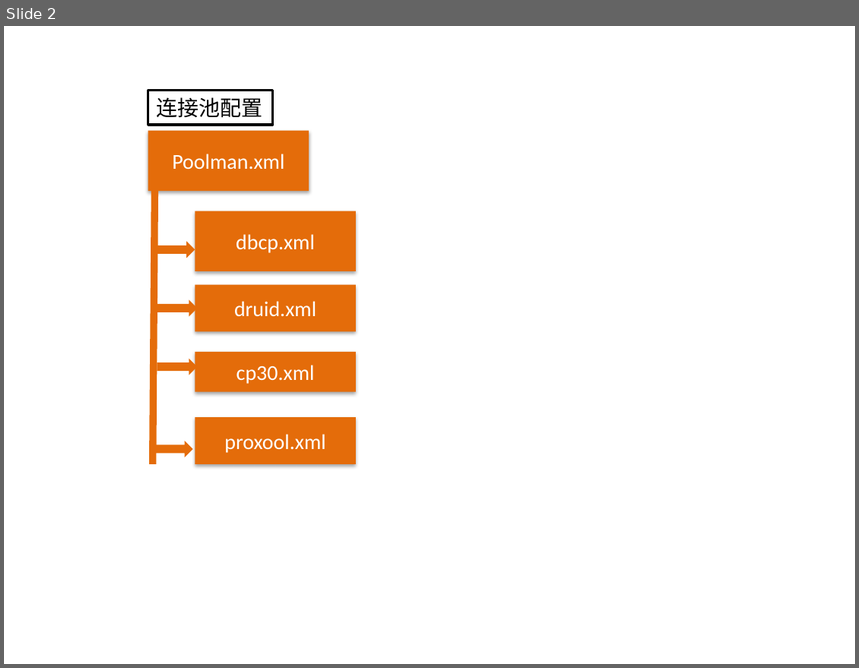
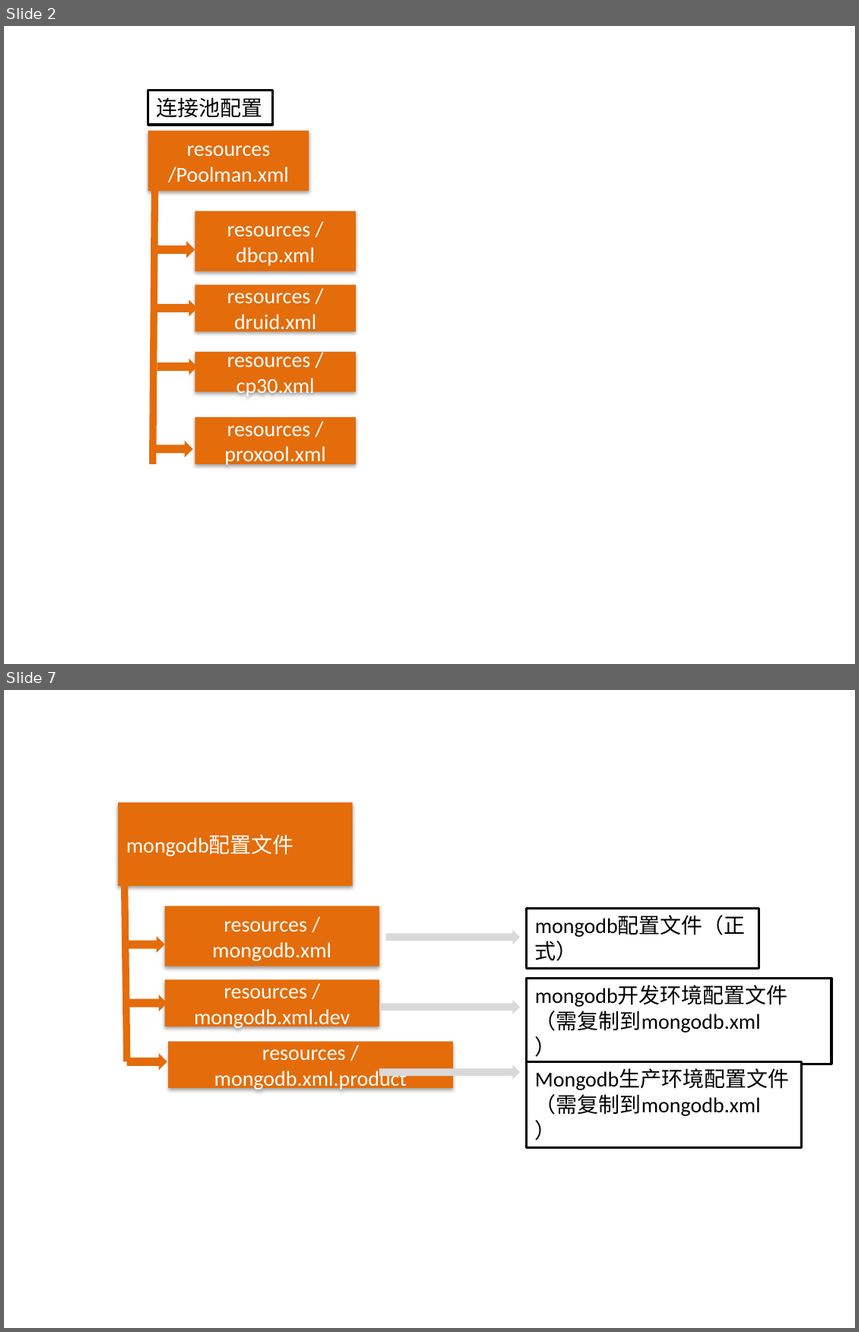
Before and after one commit to zhanght86/bboss-cms, a slide deck: 文档/平台配置文件示意图.pptx. Shown one above the other, each under a label of ours: slide 2 before the commit, slides 2 and 7 after it; the slides between them are not shown. The pictures are 859x668 and 859x1332 pixels, drawn with LibreOffice and Linux fonts; fonts in the diff are those of the drawing. Boxes give left, top, right and bottom in pixels: in the first picture for what was removed or moved away, otherwise in the second. Text is boxed around its words. In the diff, an @@ line names an element or a change of style, - is before the commit and + after.

```diff
--- a/文档/平台配置文件示意图.pptx
+++ b/文档/平台配置文件示意图.pptx
@@ slide 7 added at (x1=4, y1=690, x2=855, y2=1328), background #FFFFFF @@
@@ rectangle added at (x1=118, y1=802, x2=353, y2=886), fill #E46C0A, 18 pt, text #FFFFFF @@
+mongodb配置文件
@@ line added from (125, 886) to (126, 1062), #E46C0A 6 pt @@
@@ rectangle added at (x1=165, y1=906, x2=379, y2=967), fill #E46C0A, 18 pt, text #FFFFFF @@
+resources / mongodb.xml
@@ rectangle added at (x1=527, y1=909, x2=759, y2=969), fill #FFFFFF, outline #000000 2 pt, 18 pt, text #000000 @@
+mongodb配置文件（正式）
@@ right arrow added at (x1=125, y1=936, x2=165, y2=953), fill #E46C0A @@
@@ right arrow added at (x1=386, y1=930, x2=520, y2=945), fill #D9D9D9 @@
@@ rectangle added at (x1=165, y1=980, x2=379, y2=1027), fill #E46C0A, 18 pt, text #FFFFFF @@
+resources / mongodb.xml.dev
@@ rectangle added at (x1=527, y1=979, x2=832, y2=1065), fill #FFFFFF, outline #000000 2 pt, 18 pt, text #000000 @@
+mongodb开发环境配置文件（需复制到mongodb.xml
+）
@@ right arrow added at (x1=126, y1=995, x2=167, y2=1011), fill #E46C0A @@
@@ right arrow added at (x1=379, y1=1000, x2=520, y2=1015), fill #D9D9D9 @@
@@ right arrow added at (x1=126, y1=1053, x2=167, y2=1071), fill #E46C0A @@
@@ rectangle added at (x1=168, y1=1042, x2=453, y2=1088), fill #E46C0A, 18 pt, text #FFFFFF @@
+resources / mongodb.xml.product
@@ right arrow added at (x1=379, y1=1065, x2=520, y2=1080), fill #D9D9D9 @@
@@ rectangle added at (x1=527, y1=1062, x2=801, y2=1148), fill #FFFFFF, outline #000000 2 pt, 18 pt, text #000000 @@
+Mongodb生产环境配置文件（需复制到mongodb.xml
+）
@@ slide 2 changed as well @@
@@ text in rectangle at (x1=168, y1=145, x2=289, y2=183): text changed @@
-Poolman.xml
+resources /Poolman.xml
@@ text in rectangle at (x1=227, y1=226, x2=315, y2=266): text changed @@
-dbcp.xml
+resources / dbcp.xml
@@ text in rectangle at (x1=227, y1=293, x2=316, y2=335): text changed @@
-druid.xml
+resources / druid.xml
@@ text in rectangle at (x1=227, y1=350, x2=315, y2=398): text changed @@
-cp30.xml
+resources / cp30.xml
@@ text in rectangle at (x1=224, y1=426, x2=325, y2=467): text changed @@
-proxool.xml
+resources / proxool.xml
```
Also in this commit, not shown: 2 other slides changed, 8 other slides added, 1 slide removed.
